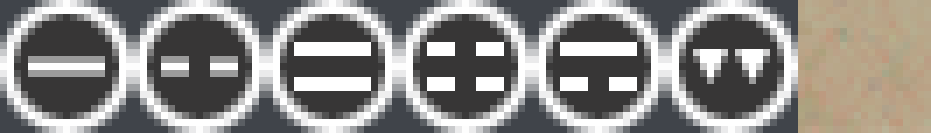
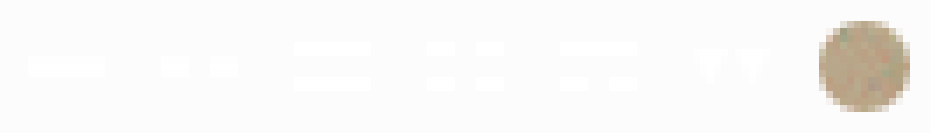
Layer changes from the first w=931, h=133 image to the second:
painted on "Тратуар" over (x1=798, y1=0, x2=931, y2=133)
added layer "Слой 1" (1%) above "Кнопки" over (x1=0, y1=0, x2=931, y2=133)
hid "Кнопки" over (x1=0, y1=0, x2=798, y2=133)
hid "Фон" over (x1=0, y1=0, x2=798, y2=133)
